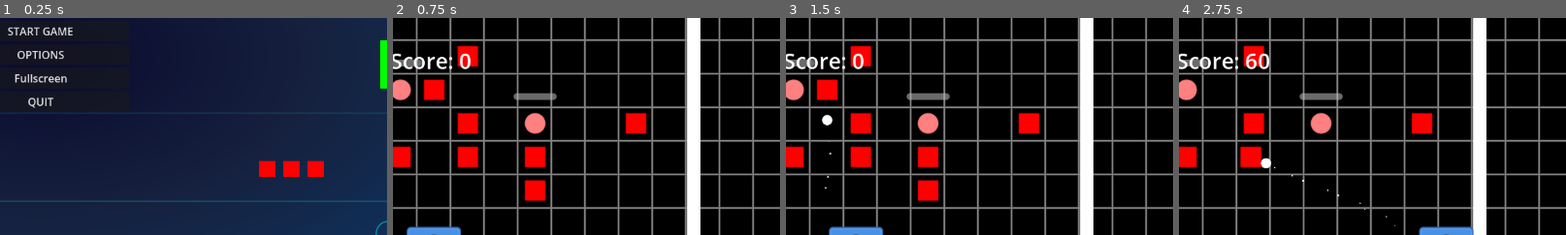
Above: before the commit, frames 1-4 (left to right).
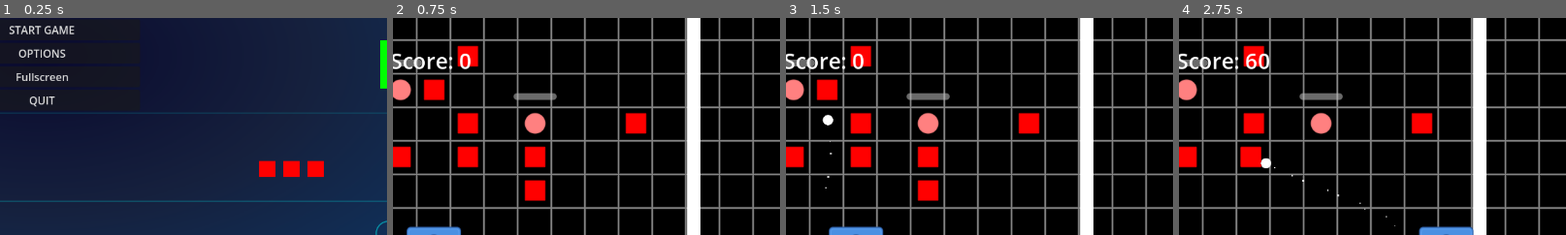
Above: after the commit, the same moments.

Repository: Nicheen/GameJamSummer2025
Game: Godot game, scene res://scenes/menus/main_menu.tscn
Same seed, same stepped clock (60 frames per second), same inputs: the game is played once before the commit and once after it.
Inputs (mouse positions are % of the whole screen's width and height, from its top left):
- Up to frame 1 (0.25 s): no input
- Up to frame 2 (0.75 s): click "START GAME" at 0.5 s
- Up to frame 3 (1.5 s): tap Enter (ui_accept) at 1.25 s; move the mouse to (72, 45) at 1.27 s; hold D (move_right) from 1.28 s (still down); click (72, 45) at 1.35 s
- Up to frame 4 (2.75 s): tap Enter (ui_accept) at 1.52, 2.27 s; move the mouse to (30, 55) at 2.02 s; release D (move_right) at 2.03 s; hold S (teleport_down) from 2.03 s (still down); click (30, 55) at 2.1 s
The pictures show only the part of the screen within x 45-95%, y 41-91%; the shares and areas given below are measured in that part.

The runs differ from the first frame. In frame 1, 1.6% of the frame differs, in the area x 2-20%, y 3-42%; in frame 2, nothing differs; in frame 3, less than 0.1%; in frame 4, nothing differs.

Commit message:
fix

Diff:
--- a/gamejamsummer2025/scenes/menus/main_menu.tscn
+++ b/gamejamsummer2025/scenes/menus/main_menu.tscn
@@ -1,7 +1,7 @@
 [gd_scene load_steps=3 format=3 uid="uid://bxsxsg8svbiye"]
 
 [ext_resource type="Script" uid="uid://hxs1sdtlbjeo" path="res://scripts/menus/main_menu.gd" id="1_ovrgc"]
-[ext_resource type="Texture2D" uid="uid://bv4ck722pm8rj" path="res://images/not_pong_background.svg" id="2_ovrgc"]
+[ext_resource type="Texture2D" uid="uid://cgppme0qncc68" path="res://images/background.svg" id="2_ovrgc"]
 
 [node name="MainMenu" type="Control"]
 layout_mode = 3
@@ -19,10 +19,10 @@
 
 [node name="VBoxContainer" type="VBoxContainer" parent="."]
 layout_mode = 0
-offset_left = 444.0
-offset_top = 267.0
-offset_right = 707.0
-offset_bottom = 412.0
+offset_left = 432.0
+offset_top = 268.0
+offset_right = 723.0
+offset_bottom = 407.0
 alignment = 1
 
 [node name="btn_start" type="Button" parent="VBoxContainer"]
Renamed: gamejamsummer2025/images/not_pong_background.svg -> gamejamsummer2025/images/background.svg
Not shown, changed: gamejamsummer2025/images/background.svg.import
